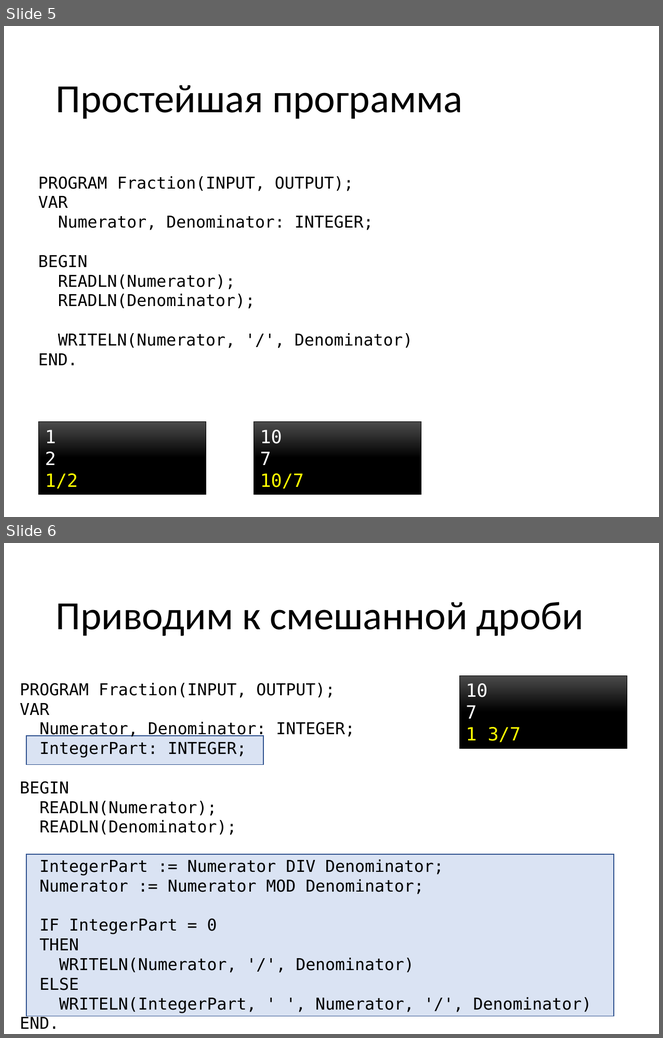
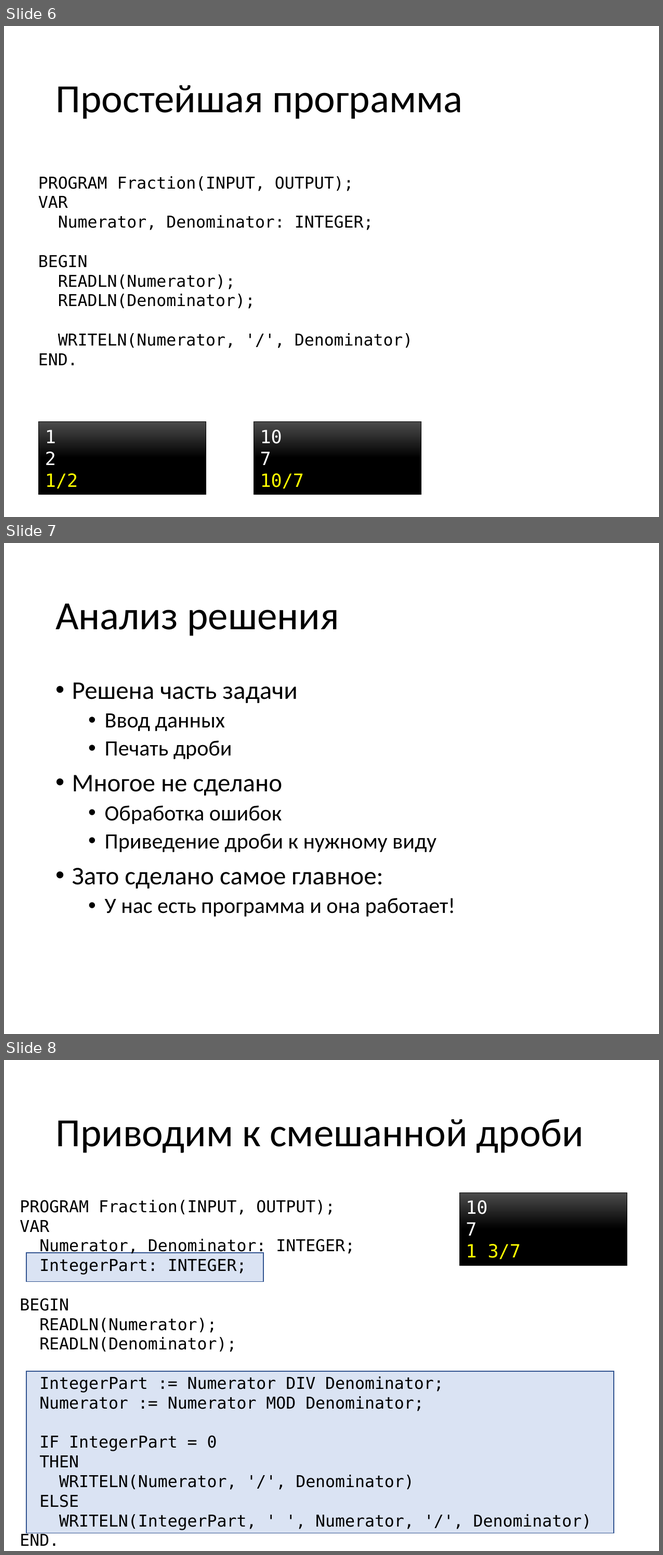
Before and after one commit to alexey-malov/fraction, a slide deck: Explanation.pptx. Shown one above the other, each under a label of ours: slides 5 and 6 before the commit, slides 6, 7 and 8 after it. The pictures are 663x1038 and 663x1555 pixels, drawn with LibreOffice and Linux fonts; fonts in the diff are those of the drawing. Boxes give left, top, right and bottom in pixels: in the first picture for what was removed or moved away, otherwise in the second. Text is boxed around its words. In the diff, an @@ line names an element or a change of style, - is before the commit and + after.

```diff
--- a/Explanation.pptx
+++ b/Explanation.pptx
@@ slide 7 added at <box>4,543,659,1034</box>, background #FFFFFF @@
@@ title added at <box>55,603,339,636</box>, 44 pt, text #000000 @@
+Анализ решения
@@ text added at <box>72,682,455,917</box>, 24 pt, text #000000 @@
+• Решена часть задачи
+  • Ввод данных
+  • Печать дроби
+• Многое не сделано
+  • Обработка ошибок
+  • Приведение дроби к нужному виду
+• Зато сделано самое главное:
+  • У нас есть программа и она работает!
@@ what was slide 5 is now slide 6 @@
@@ what was slide 6 is now slide 8 @@
```
Also in this commit, not shown: 4 slides changed, 1 other slide added.
